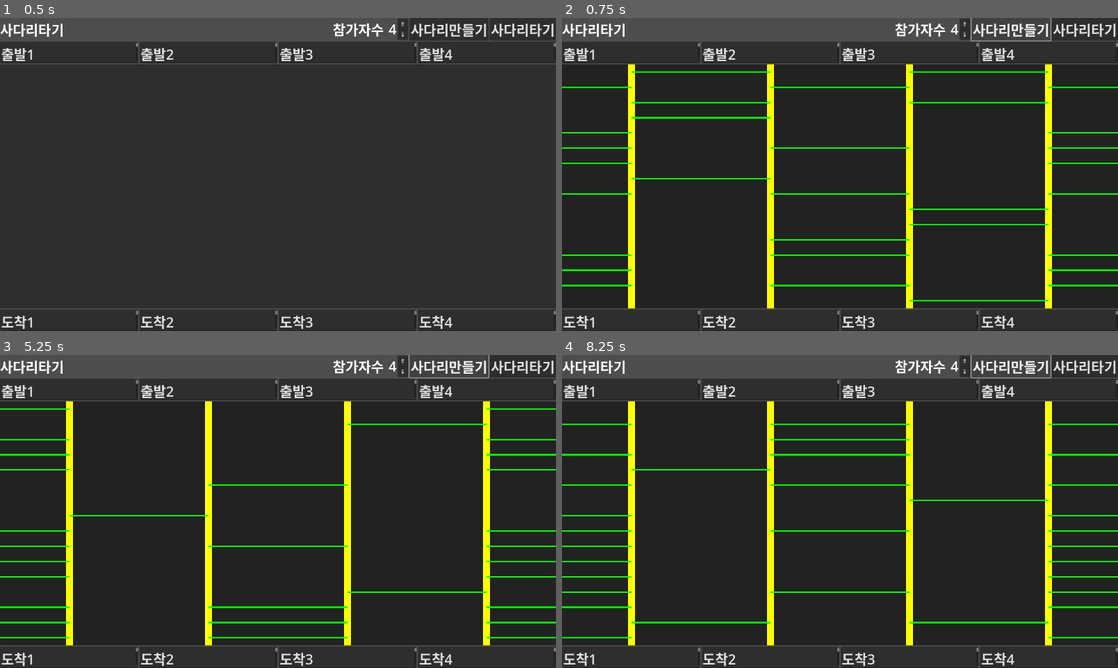
Above: before the commit, frames 1-4 (two rows, left to right).
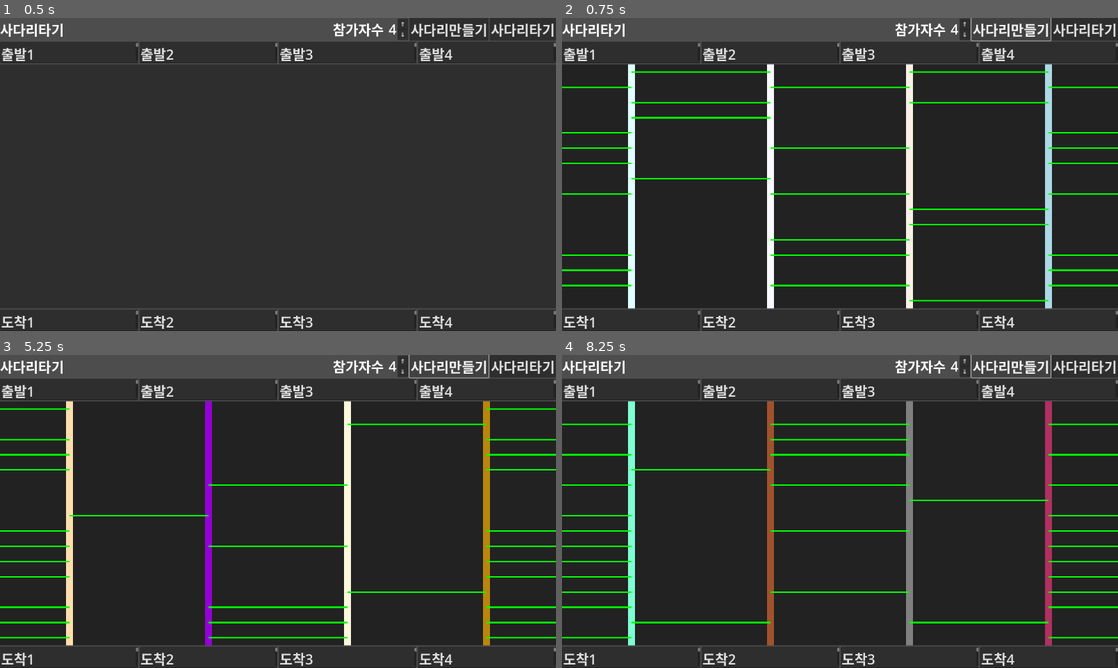
Above: after the commit, the same moments.

Repository: kasworld/gd4laddergame
Game: Godot game, scene res://사다리타기.tscn
Two runs of this game, one before a commit and one after it. Both use one fixed random seed, a clock stepped at 60 frames per second and the inputs below.
Inputs:
- Up to frame 1 (0.5 s): no input
- Up to frame 2 (0.75 s): click "사다리만들기" at 0.5 s
- Up to frame 3 (5.25 s): click "⇑" at 1.25 s; click "⇓" at 2 s; click "사다리타기" at 2.75 s; click "⇑" at 3.5 s; click "⇓" at 4.25 s; click "사다리만들기" at 5 s
- Up to frame 4 (8.25 s): click "사다리타기" at 5.75 s; click "⇑" at 6.5 s; click "⇓" at 7.25 s; click "사다리만들기" at 8 s

Frame 1 is identical in both runs. In frame 2, 3.8% of the frame differs, in the area x 11-89%, y 14-93%; in frame 3, 3.8%; in frame 4, 3.8%.

Commit message:
사다리 색 추가

Diff:
--- /dev/null
+++ b/global/named_color_list.gd
@@ -0,0 +1,162 @@
+extends Node
+
+func get_color(i :int)->Color:
+	return color_list[i%color_list.size()][0]
+
+func get_colorname(i :int)->String:
+	return color_list[i%color_list.size()][1]
+
+func get_colorname_by_color(c :Color)->String:
+	for v in color_list:
+		if v[0] == c:
+			return v[1]
+	return c.to_html()
+
+const color_list = [
+[Color.ALICE_BLUE, "ALICE_BLUE"],
+[Color.ANTIQUE_WHITE, "ANTIQUE_WHITE"],
+[Color.AQUA, "AQUA"],
+[Color.AQUAMARINE, "AQUAMARINE"],
+[Color.AZURE, "AZURE"],
+[Color.BEIGE, "BEIGE"],
+[Color.BISQUE, "BISQUE"],
+[Color.BLACK, "BLACK"],
+[Color.BLANCHED_ALMOND, "BLANCHED_ALMOND"],
+[Color.BLUE, "BLUE"],
+[Color.BLUE_VIOLET, "BLUE_VIOLET"],
+[Color.BROWN, "BROWN"],
+[Color.BURLYWOOD, "BURLYWOOD"],
+[Color.CADET_BLUE, "CADET_BLUE"],
+[Color.CHARTREUSE, "CHARTREUSE"],
+[Color.CHOCOLATE, "CHOCOLATE"],
+[Color.CORAL, "CORAL"],
+[Color.CORNFLOWER_BLUE, "CORNFLOWER_BLUE"],
+[Color.CORNSILK, "CORNSILK"],
+[Color.CRIMSON, "CRIMSON"],
+[Color.CYAN, "CYAN"],
+[Color.DARK_BLUE, "DARK_BLUE"],
+[Color.DARK_CYAN, "DARK_CYAN"],
+[Color.DARK_GOLDENROD, "DARK_GOLDENROD"],
+[Color.DARK_GRAY, "DARK_GRAY"],
+[Color.DARK_GREEN, "DARK_GREEN"],
+[Color.DARK_KHAKI, "DARK_KHAKI"],
+[Color.DARK_MAGENTA, "DARK_MAGENTA"],
+[Color.DARK_OLIVE_GREEN, "DARK_OLIVE_GREEN"],
+[Color.DARK_ORANGE, "DARK_ORANGE"],
+[Color.DARK_ORCHID, "DARK_ORCHID"],
+[Color.DARK_RED, "DARK_RED"],
+[Color.DARK_SALMON, "DARK_SALMON"],
+[Color.DARK_SEA_GREEN, "DARK_SEA_GREEN"],
+[Color.DARK_SLATE_BLUE, "DARK_SLATE_BLUE"],
+[Color.DARK_SLATE_GRAY, "DARK_SLATE_GRAY"],
+[Color.DARK_TURQUOISE, "DARK_TURQUOISE"],
+[Color.DARK_VIOLET, "DARK_VIOLET"],
+[Color.DEEP_PINK, "DEEP_PINK"],
+[Color.DEEP_SKY_BLUE, "DEEP_SKY_BLUE"],
+[Color.DIM_GRAY, "DIM_GRAY"],
+[Color.DODGER_BLUE, "DODGER_BLUE"],
+[Color.FIREBRICK, "FIREBRICK"],
+[Color.FLORAL_WHITE, "FLORAL_WHITE"],
+[Color.FOREST_GREEN, "FOREST_GREEN"],
+[Color.FUCHSIA, "FUCHSIA"],
+[Color.GAINSBORO, "GAINSBORO"],
+[Color.GHOST_WHITE, "GHOST_WHITE"],
+[Color.GOLD, "GOLD"],
+[Color.GOLDENROD, "GOLDENROD"],
+[Color.GRAY, "GRAY"],
+[Color.GREEN, "GREEN"],
+[Color.GREEN_YELLOW, "GREEN_YELLOW"],
+[Color.HONEYDEW, "HONEYDEW"],
+[Color.HOT_PINK, "HOT_PINK"],
+[Color.INDIAN_RED, "INDIAN_RED"],
+[Color.INDIGO, "INDIGO"],
+[Color.IVORY, "IVORY"],
+[Color.KHAKI, "KHAKI"],
+[Color.LAVENDER, "LAVENDER"],
+[Color.LAVENDER_BLUSH, "LAVENDER_BLUSH"],
+[Color.LAWN_GREEN, "LAWN_GREEN"],
+[Color.LEMON_CHIFFON, "LEMON_CHIFFON"],
+[Color.LIGHT_BLUE, "LIGHT_BLUE"],
+[Color.LIGHT_CORAL, "LIGHT_CORAL"],
+[Color.LIGHT_CYAN, "LIGHT_CYAN"],
+[Color.LIGHT_GOLDENROD, "LIGHT_GOLDENROD"],
+[Color.LIGHT_GRAY, "LIGHT_GRAY"],
+[Color.LIGHT_GREEN, "LIGHT_GREEN"],
+[Color.LIGHT_PINK, "LIGHT_PINK"],
+[Color.LIGHT_SALMON, "LIGHT_SALMON"],
+[Color.LIGHT_SEA_GREEN, "LIGHT_SEA_GREEN"],
+[Color.LIGHT_SKY_BLUE, "LIGHT_SKY_BLUE"],
+[Color.LIGHT_SLATE_GRAY, "LIGHT_SLATE_GRAY"],
+[Color.LIGHT_STEEL_BLUE, "LIGHT_STEEL_BLUE"],
+[Color.LIGHT_YELLOW, "LIGHT_YELLOW"],
+[Color.LIME, "LIME"],
+[Color.LIME_GREEN, "LIME_GREEN"],
+[Color.LINEN, "LINEN"],
+[Color.MAGENTA, "MAGENTA"],
+[Color.MAROON, "MAROON"],
+[Color.MEDIUM_AQUAMARINE, "MEDIUM_AQUAMARINE"],
+[Color.MEDIUM_BLUE, "MEDIUM_BLUE"],
+[Color.MEDIUM_ORCHID, "MEDIUM_ORCHID"],
+[Color.MEDIUM_PURPLE, "MEDIUM_PURPLE"],
+[Color.MEDIUM_SEA_GREEN, "MEDIUM_SEA_GREEN"],
+[Color.MEDIUM_SLATE_BLUE, "MEDIUM_SLATE_BLUE"],
+[Color.MEDIUM_SPRING_GREEN, "MEDIUM_SPRING_GREEN"],
+[Color.MEDIUM_TURQUOISE, "MEDIUM_TURQUOISE"],
+[Color.MEDIUM_VIOLET_RED, "MEDIUM_VIOLET_RED"],
+[Color.MIDNIGHT_BLUE, "MIDNIGHT_BLUE"],
+[Color.MINT_CREAM, "MINT_CREAM"],
+[Color.MISTY_ROSE, "MISTY_ROSE"],
+[Color.MOCCASIN, "MOCCASIN"],
+[Color.NAVAJO_WHITE, "NAVAJO_WHITE"],
+[Color.NAVY_BLUE, "NAVY_BLUE"],
+[Color.OLD_LACE, "OLD_LACE"],
+[Color.OLIVE, "OLIVE"],
+[Color.OLIVE_DRAB, "OLIVE_DRAB"],
+[Color.ORANGE, "ORANGE"],
+[Color.ORANGE_RED, "ORANGE_RED"],
+[Color.ORCHID, "ORCHID"],
+[Color.PALE_GOLDENROD, "PALE_GOLDENROD"],
+[Color.PALE_GREEN, "PALE_GREEN"],
+[Color.PALE_TURQUOISE, "PALE_TURQUOISE"],
+[Color.PALE_VIOLET_RED, "PALE_VIOLET_RED"],
+[Color.PAPAYA_WHIP, "PAPAYA_WHIP"],
+[Color.PEACH_PUFF, "PEACH_PUFF"],
+[Color.PERU, "PERU"],
+[Color.PINK, "PINK"],
+[Color.PLUM, "PLUM"],
+[Color.POWDER_BLUE, "POWDER_BLUE"],
+[Color.PURPLE, "PURPLE"],
+[Color.REBECCA_PURPLE, "REBECCA_PURPLE"],
+[Color.RED, "RED"],
+[Color.ROSY_BROWN, "ROSY_BROWN"],
+[Color.ROYAL_BLUE, "ROYAL_BLUE"],
+[Color.SADDLE_BROWN, "SADDLE_BROWN"],
+[Color.SALMON, "SALMON"],
+[Color.SANDY_BROWN, "SANDY_BROWN"],
+[Color.SEA_GREEN, "SEA_GREEN"],
+[Color.SEASHELL, "SEASHELL"],
+[Color.SIENNA, "SIENNA"],
+[Color.SILVER, "SILVER"],
+[Color.SKY_BLUE, "SKY_BLUE"],
+[Color.SLATE_BLUE, "SLATE_BLUE"],
+[Color.SLATE_GRAY, "SLATE_GRAY"],
+[Color.SNOW, "SNOW"],
+[Color.SPRING_GREEN, "SPRING_GREEN"],
+[Color.STEEL_BLUE, "STEEL_BLUE"],
+[Color.TAN, "TAN"],
+[Color.TEAL, "TEAL"],
+[Color.THISTLE, "THISTLE"],
+[Color.TOMATO, "TOMATO"],
+#[Color.TRANSPARENT, "TRANSPARENT"],
+[Color.TURQUOISE, "TURQUOISE"],
+[Color.VIOLET, "VIOLET"],
+[Color.WEB_GRAY, "WEB_GRAY"],
+[Color.WEB_GREEN, "WEB_GREEN"],
+[Color.WEB_MAROON, "WEB_MAROON"],
+[Color.WEB_PURPLE, "WEB_PURPLE"],
+[Color.WHEAT, "WHEAT"],
+[Color.WHITE, "WHITE"],
+[Color.WHITE_SMOKE, "WHITE_SMOKE"],
+[Color.YELLOW, "YELLOW"],
+[Color.YELLOW_GREEN, "YELLOW_GREEN"],
+]
--- a/project.godot
+++ b/project.godot
@@ -15,6 +15,10 @@
 config/features=PackedStringArray("4.3", "Forward Plus")
 config/icon="res://icon.svg"
 
+[autoload]
+
+NamedColorList="*res://global/named_color_list.gd"
+
 [display]
 
 window/size/viewport_width=1920
--- a/사다리타기.gd
+++ b/사다리타기.gd
@@ -8,11 +8,13 @@
 var 사다리만들기자료 :Array
 # Array[참가자수][참가자수*4][참가자번호:int*2]
 var 사다리풀이자료 :Array
+var 참가자색 :Array = []
 
 func 사다리자료_만들기() -> void:
 	# 초기화
 	사다리만들기자료 = []
 	사다리풀이자료 = []
+	참가자색 = []
 	var n = 참가자수.get_value()
 	for i in n:
 		사다리만들기자료.append([])
@@ -20,6 +22,9 @@
 		for j in n*4:
 			사다리만들기자료[i].append(false)
 			사다리풀이자료[i].append([])
+
+	for i in n:
+		참가자색.append(NamedColorList.color_list.pick_random())
 
 	# 문제 만들기
 	for y in n*4:
@@ -69,7 +74,7 @@
 
 	for x in n:
 		var 세로줄 = Line2D.new()
-		세로줄.default_color = Color.YELLOW
+		세로줄.default_color = 참가자색[x][0]
 		세로줄.width = 간격x/20
 		var xx = x*간격x+간격x/2
 		세로줄.points = [Vector2(xx,y1), Vector2(xx,y2)]
@@ -128,7 +133,7 @@
 	가로줄.add_point(Vector2(x2,yy))
 	return 가로줄
 
-func _on_참가자수_value_changed(idx: int) -> void:
+func _on_참가자수_value_changed(_idx: int) -> void:
 	참가자수변경()
 
 func _on_만들기단추_pressed() -> void:
